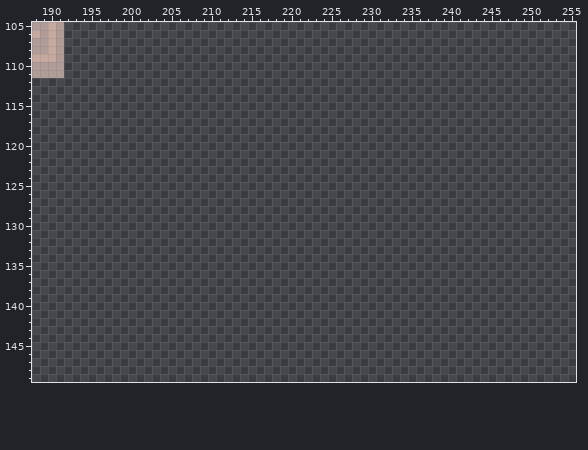
Pixel-art file, stored at assets/sprites/Sprite-0001.aseprite. The picture above was drawn from the file before the commit.
256x256 pixels, 1 frame. Colours within 5 levels of each other are drawn and written as one. Shown: x 188..255, y 105..149.
Once edited:
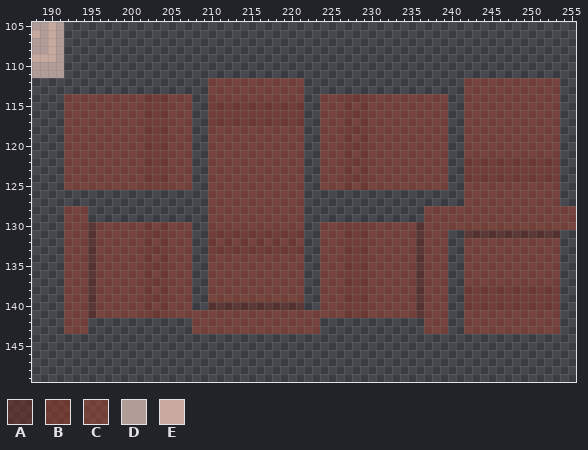
Palette (. is transparent): A #70281c80  B #9b342280  C #a8412e80  D #b29c98  E #c7aa9d
Edits made:
Changed rows in their new state; - is an unchanged pixel.
Layer "Layer 2":
first column x 192:
112 ------------------CCCCCCCCCCCC--------------------CCCCCCCCCCCC--
113 ------------------CCCCCCCCCCCC--------------------CCCCCCCCCCCC--
114 CCCCCCCCCCBBBCCC--CCCCCCCCCCCC--CCCBBBCCCCCCCCCC--CCCCCCCCCCCC--
115 CCCCCCCCCCBCBCCC--BBBBBBBBBBBB--CCCBCBCCCCCCCCCC--CCCCCCCCCCCC--
116 CCCCCCCCCCBBBCCC--CBCBCBCBCBCB--CCCBBBCCCCCCCCCC--CCCCCCCCCCCC--
117 CCCCCCCCCCBCBCCC--BBBBBBBBBBBB--CCCBCBCCCCCCCCCC--CCCCCCCCCCCC--
118 CCCCCCCCCCBBBCCC--CCCCCCCCCCCC--CCCBBBCCCCCCCCCC--CCCCCCCCCCCC--
119 CCCCCCCCCCBCBCCC--CCCCCCCCCCCC--CCCBCBCCCCCCCCCC--CCCCCCCCCCCC--
120 CCCCCCCCCCBBBCCC--CCCCCCCCCCCC--CCCBBBCCCCCCCCCC--CCCCCCCCCCCC--
121 CCCCCCCCCCBCBCCC--CCCCCCCCCCCC--CCCBCBCCCCCCCCCC--CCCCCCCCCCCC--
122 CCCCCCCCCCBBBCCC--CCCCCCCCCCCC--CCCBBBCCCCCCCCCC--BBBBBBBBBBBB--
123 CCCCCCCCCCBCBCCC--CCCCCCCCCCCC--CCCBCBCCCCCCCCCC--BCBCBCBCBCBC--
124 CCCCCCCCCCBBBCCC--CCCCCCCCCCCC--CCCBBBCCCCCCCCCC--BBBBBBBBBBBB--
125 CCCCCCCCCCBCBCCC--CCCCCCCCCCCC--CCCBCBCCCCCCCCCC--CCCCCCCCCCCC--
126 ------------------CCCCCCCCCCCC--------------------CCCCCCCCCCCC--
127 ------------------CCCCCCCCCCCC--------------------CCCCCCCCCCCC--
128 CCC---------------CCCCCCCCCCCC---------------CCCCCCCCCCCCCCCCCCC
129 CCC---------------CCCCCCCCCCCC---------------CCCCCCCCCCCCCCCCCCC
130 CCCACCCCCCBCBCCC--CCCCCCCCCCCC--CCCBCBCCCCCCACCCCCCCCCCCCCCCCCCC
131 CCCACCCCCCBBBCCC--BBBBBBBBBBBB--CCCBBBCCCCCCACCC--AAAAAAAAAAAA--
132 CCCACCCCCCBCBCCC--BCBCBCBCBCBC--CCCBCBCCCCCCACCC--CCCCCCCCCCCC--
133 CCCACCCCCCBBBCCC--BBBBBBBBBBBB--CCCBBBCCCCCCACCC--CCCCCCCCCCCC--
134 CCCACCCCCCBCBCCC--CCCCCCCCCCCC--CCCBCBCCCCCCACCC--CCCCCCCCCCCC--
135 CCCACCCCCCBBBCCC--CCCCCCCCCCCC--CCCBBBCCCCCCACCC--CCCCCCCCCCCC--
136 CCCACCCCCCBCBCCC--CCCCCCCCCCCC--CCCBCBCCCCCCACCC--CCCCCCCCCCCC--
137 CCCACCCCCCBBBCCC--CCCCCCCCCCCC--CCCBBBCCCCCCACCC--CCCCCCCCCCCC--
138 CCCACCCCCCBCBCCC--CCCCCCCCCCCC--CCCBCBCCCCCCACCC--BBBBBBBBBBBB--
139 CCCACCCCCCBBBCCC--CCCCCCCCCCCC--CCCBBBCCCCCCACCC--BCBCBCBCBCBC--
140 CCCACCCCCCBCBCCC--AAAAAAAAAAAA--CCCBCBCCCCCCACCC--BBBBBBBBBBBB--
141 CCCACCCCCCBBBCCCCCCCCCCCCCCCCCCCCCCBBBCCCCCCACCC--CCCCCCCCCCCC--
142 CCC-------------CCCCCCCCCCCCCCCC-------------CCC--CCCCCCCCCCCC--
143 CCC-------------CCCCCCCCCCCCCCCC-------------CCC--CCCCCCCCCCCC--
